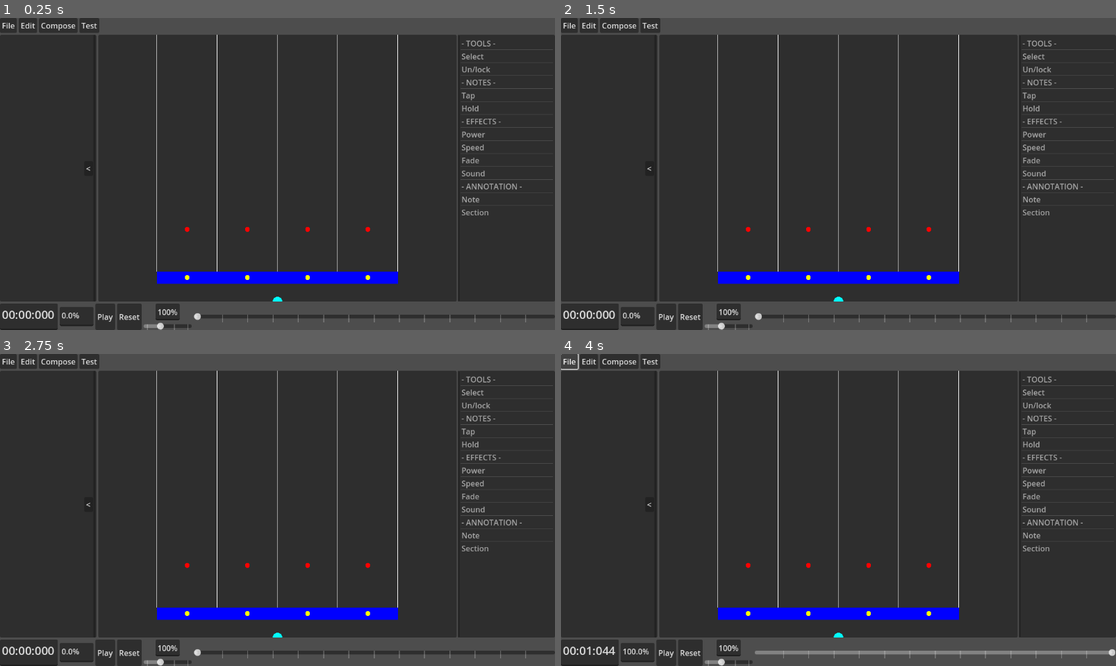
Above: before the commit, frames 1-4 (two rows, left to right).
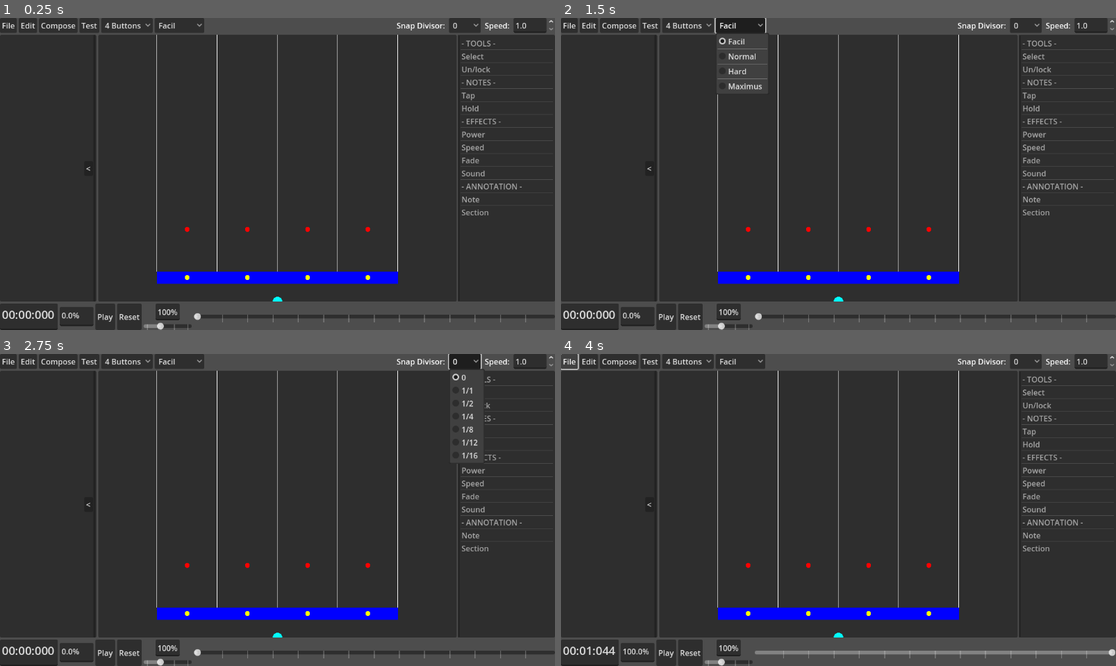
Above: after the commit, the same moments.

Repository: NothermanVEVO/June
Game: Godot game, scene res://Editor/Editor Composer.tscn
Two runs of this game, one before a commit and one after it. Both use one fixed random seed, a clock stepped at 60 frames per second and the inputs below. This scene is started directly instead of the project's main scene. Sound files missing from this copy of the repository are replaced by a short silence.
Inputs (mouse positions are in pixels of both pictures, inside the frame that each line leads up to):
- Up to frame 1 (0.25 s): no input
- Up to frame 2 (1.5 s): click (688, 24) at 0.5 s, where only the run after the commit has a clickable "4 Buttons"; click (738, 24) at 1.25 s, where only the run after the commit has a clickable "Facil"
- Up to frame 3 (2.75 s): click (466, 360) at 2 s, where only the run after the commit has a clickable "0"
- Up to frame 4 (4 s): click "Play" at 2.75 s; click "File" at 3.5 s

The runs differ from the first frame. In frame 1, 1.5% of the frame differs, in the area x 18-100%, y 0-5%; in frame 2, 1.9%; in frame 3, 1.9%, in the area x 18-100%, y 0-36%; in frame 4, 1.5%.

Commit message:
2025/08/19 - 001
- Implemented new options in the EditorMenuBar.
- Removed unecessary code in the HoldNoteEditor.
- Changed SECS_SIZE_Y from 10 to 5.
- Added a speed var to the Gear.
- Now to get the real SECS_SIZE_Y it'll be necessary to call the method MAX_TIME_Y() in the Gear.
- ONGOING> Change all the SECS_SIZE_Y to MAX_TIME_Y().

Diff:
--- a/beat-the-beat/Editor/Editor Composer.tscn
+++ b/beat-the-beat/Editor/Editor Composer.tscn
@@ -1,6 +1,7 @@
-[gd_scene load_steps=7 format=3 uid="uid://dw4rs74gsagrn"]
+[gd_scene load_steps=8 format=3 uid="uid://dw4rs74gsagrn"]
 
 [ext_resource type="Script" uid="uid://ddx3q78woi7jl" path="res://Editor/SoundComponentsItems.gd" id="1_7fqon"]
+[ext_resource type="Script" uid="uid://re8yk5328yco" path="res://Editor/MenuBar.gd" id="1_p8fip"]
 [ext_resource type="Script" uid="uid://jr7inyppvgoi" path="res://Editor/GameComponentsList.gd" id="1_sakc5"]
 [ext_resource type="Script" uid="uid://b5sxt0fdx3nd3" path="res://Editor/Game.gd" id="2_d6op5"]
 [ext_resource type="Script" uid="uid://cr1l58jmclcj" path="res://Editor/SoundBoard.gd" id="3_ty45h"]
@@ -20,6 +21,7 @@
 [node name="MenuBar" type="FlowContainer" parent="."]
 custom_minimum_size = Vector2(0, 30)
 layout_mode = 2
+script = ExtResource("1_p8fip")
 
 [node name="Button" type="Button" parent="MenuBar"]
 layout_mode = 2
@@ -36,6 +38,100 @@
 [node name="Button4" type="Button" parent="MenuBar"]
 layout_mode = 2
 text = "Test"
+
+[node name="Gear Type" type="OptionButton" parent="MenuBar"]
+layout_mode = 2
+selected = 0
+item_count = 5
+popup/item_0/text = "4 Buttons"
+popup/item_0/id = 0
+popup/item_1/id = 3
+popup/item_1/separator = true
+popup/item_2/text = "5 Buttons"
+popup/item_2/id = 1
+popup/item_3/id = 4
+popup/item_3/separator = true
+popup/item_4/text = "6 Buttons"
+popup/item_4/id = 2
+
+[node name="Difficulty" type="OptionButton" parent="MenuBar"]
+layout_mode = 2
+selected = 0
+item_count = 7
+popup/item_0/text = "Facil"
+popup/item_0/id = 0
+popup/item_1/id = 5
+popup/item_1/separator = true
+popup/item_2/text = "Normal"
+popup/item_2/id = 1
+popup/item_3/id = 4
+popup/item_3/separator = true
+popup/item_4/text = "Hard"
+popup/item_4/id = 2
+popup/item_5/id = 6
+popup/item_5/separator = true
+popup/item_6/text = "Maximus"
+popup/item_6/id = 3
+
+[node name="FlowContainer" type="FlowContainer" parent="MenuBar"]
+layout_mode = 2
+size_flags_horizontal = 10
+vertical = true
+
+[node name="RichTextLabel2" type="RichTextLabel" parent="MenuBar/FlowContainer"]
+layout_mode = 2
+size_flags_vertical = 3
+text = " Snap Divisor: "
+fit_content = true
+autowrap_mode = 0
+horizontal_alignment = 1
+vertical_alignment = 1
+
+[node name="SnapDivisor" type="OptionButton" parent="MenuBar/FlowContainer"]
+layout_mode = 2
+tooltip_text = "Make a grid based on the BPM.
+
+0: disables the grid.
+1/1 - 1/16: Divide the BPM."
+selected = 0
+item_count = 7
+popup/item_0/text = "0"
+popup/item_0/id = 6
+popup/item_1/text = "1/1"
+popup/item_1/id = 0
+popup/item_2/text = "1/2"
+popup/item_2/id = 1
+popup/item_3/text = "1/4"
+popup/item_3/id = 2
+popup/item_4/text = "1/8"
+popup/item_4/id = 3
+popup/item_5/text = "1/12"
+popup/item_5/id = 4
+popup/item_6/text = "1/16"
+popup/item_6/id = 5
+
+[node name="RichTextLabel" type="RichTextLabel" parent="MenuBar/FlowContainer"]
+layout_mode = 2
+size_flags_vertical = 3
+text = " Speed: "
+fit_content = true
+autowrap_mode = 0
+horizontal_alignment = 1
+vertical_alignment = 1
+
+[node name="Speed" type="SpinBox" parent="MenuBar/FlowContainer"]
+layout_mode = 2
+tooltip_text = "Define the fall speed of the notes.
+
+Note: Doesn't change their actual position.
+
+Minimum Speed: 1.0
+Maximum Speed: 10.0"
+min_value = 1.0
+max_value = 10.0
+step = 0.1
+value = 1.0
+update_on_text_changed = true
 
 [node name="Middle" type="HBoxContainer" parent="."]
 clip_contents = true
@@ -206,6 +302,7 @@
 stream = ExtResource("5_d6op5")
 script = ExtResource("6_a7m05")
 
+[connection signal="value_changed" from="MenuBar/FlowContainer/Speed" to="MenuBar" method="_on_speed_value_changed"]
 [connection signal="pressed" from="Middle/Sound Components List/Close Button" to="Middle/Sound Components List" method="_on_close_button_pressed"]
 [connection signal="button_down" from="Middle/Sound Components List/Resize Button" to="Middle/Sound Components List" method="_on_resize_button_down"]
 [connection signal="button_up" from="Middle/Sound Components List/Resize Button" to="Middle/Sound Components List" method="_on_resize_button_up"]
--- a/beat-the-beat/Editor/HoldNoteEditor.gd
+++ b/beat-the-beat/Editor/HoldNoteEditor.gd
@@ -96,11 +96,6 @@
 
 func _end_time_text_changed(seconds : float) -> void: # SIGNAL
 	set_end_time(seconds)
-
-	var end_pos = NoteHolder.get_local_pos_y_correct(0, Gear.get_max_size_y(), get_end_time() - get_start_time(), 0, NoteHolder.SECS_SIZE_Y)
-	_end_note.size = Vector2(NoteHolder.width, Note.height / 2.0)
-	_end_note.position = Vector2(0, -end_pos)
-
 	Gear.update_note_time(self, true)
 
 func has_mouse_on_info() -> bool:
--- /dev/null
+++ b/beat-the-beat/Editor/MenuBar.gd
@@ -0,0 +1,6 @@
+extends FlowContainer
+
+class_name EditorMenuBar
+
+func _on_speed_value_changed(value: float) -> void:
+	pass # Replace with function body.
--- a/beat-the-beat/Gear/Gear.gd
+++ b/beat-the-beat/Gear/Gear.gd
@@ -17,6 +17,8 @@
 static var _max_size_y : float = -1
 
 static var current_time : float = 0.0
+
+static var speed : float = 1.0
 
 func _init(type : Type, mode : Mode, center_screen : bool = true, max_size_y : float = -1) -> void:
 	_type = type
@@ -43,6 +45,9 @@
 		initial_x += NoteHolder.width
 		_note_holders.append(note_holder)
 		add_child(note_holder)
+
+static func MAX_TIME_Y() -> float:
+	return NoteHolder.SECS_SIZE_Y / speed
 
 func add_note_at(idx : int, note : Note, validate_note : bool = false) -> void:
 	note.set_idx(idx)
--- a/beat-the-beat/Gear/Note Holder/NoteHolder.gd
+++ b/beat-the-beat/Gear/Note Holder/NoteHolder.gd
@@ -13,7 +13,7 @@
 var _pos_x := 0.0
 static var _hit_zone_y : float = -50.0 # SET THE POSITION OF THE HITZONE #NOTE
 
-const SECS_SIZE_Y = 10 # SPEED OF THE GAME
+const SECS_SIZE_Y = 5 # SPEED OF THE GAME
 
 var _last_visible_notes : Array[Note] = []
 
Not shown, added: beat-the-beat/Editor/MenuBar.gd.uid
